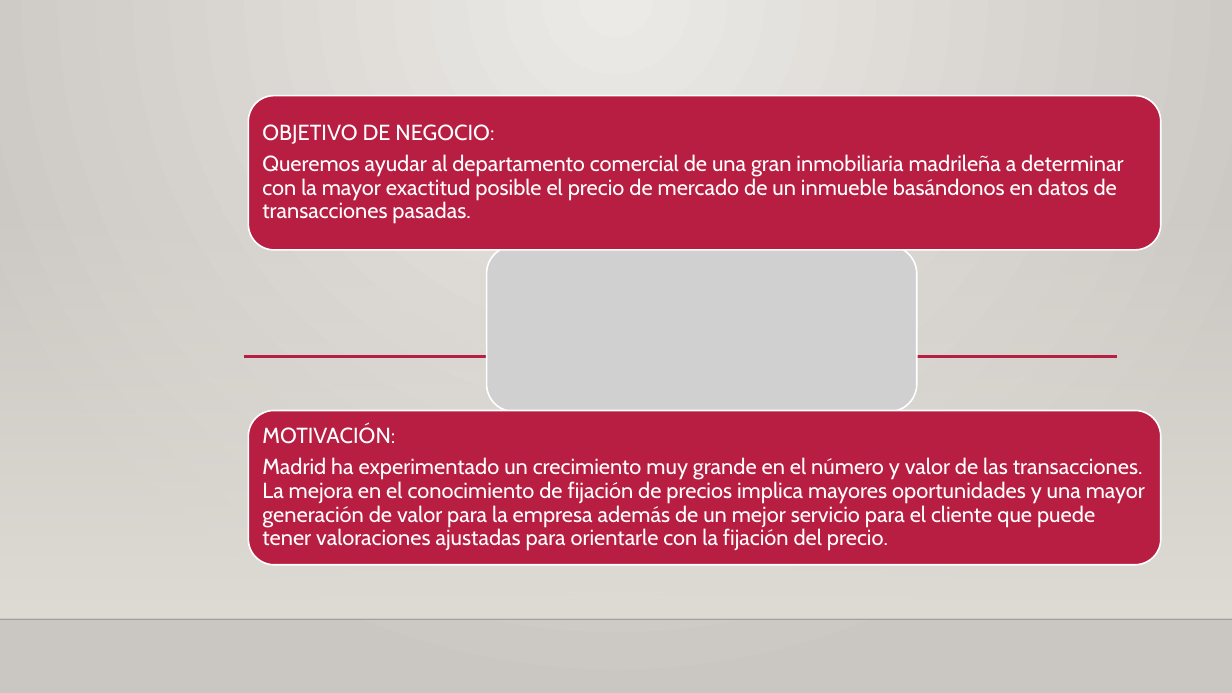
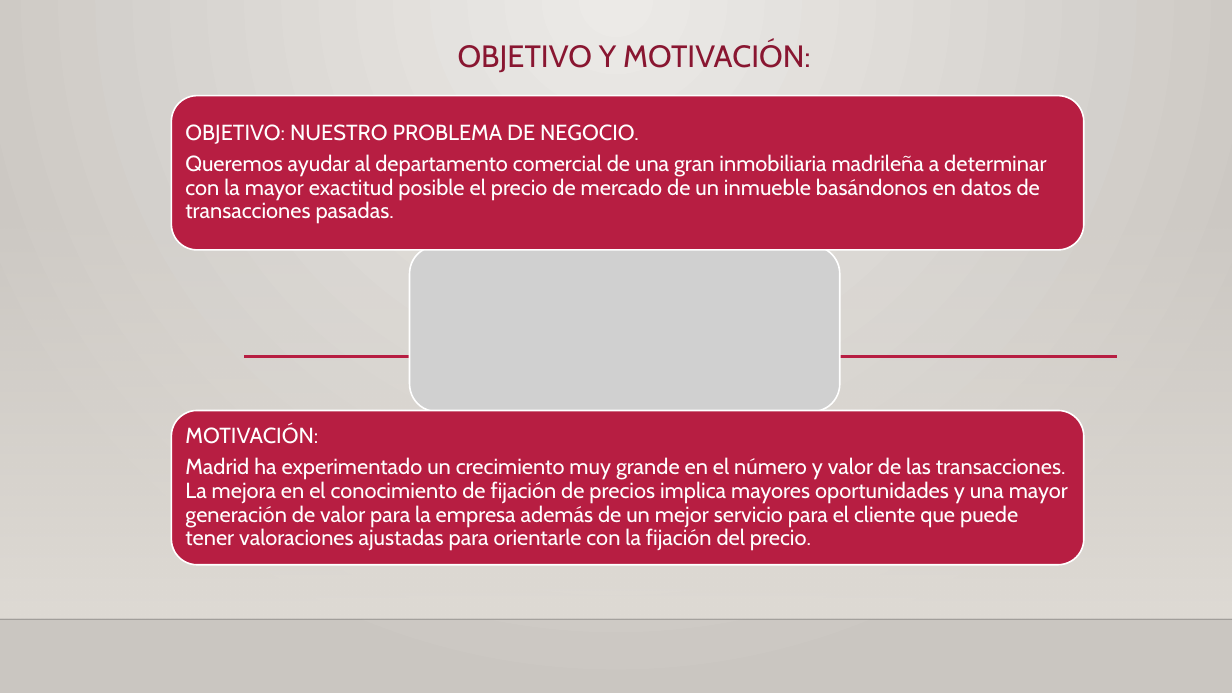
Before and after one commit to igcormar/Madrid_Pricing_ML, a slide deck: slide 2 of Madrid_House_Pricing_ML.pptx. Drawn at 1232x693 pixels with LibreOffice and Linux fonts; fonts in the diff are those of the drawing; grey boxes stand for pictures; background and template pictures are left out. Boxes give left, top, right and bottom in pixels: in the first picture for what was removed or moved away, otherwise in the second. Text is boxed around its words. In the diff, an @@ line names an element or a change of style, - is before the commit and + after.

```diff
--- a/Madrid_House_Pricing_ML.pptx
+++ b/Madrid_House_Pricing_ML.pptx
@@ text added at (458, 40, 811, 73), 24 pt, text #891731 @@
+OBJETIVO Y MOTIVACIÓN:
@@ text "OBJETIVO: NUESTRO PROBLEMA DE NEGOCIO.": place and size @@
-text "OBJETIVO: NUESTRO PROBLEMA DE NEGOCIO." at (262, 124, 1123, 224)
+text "OBJETIVO: NUESTRO PROBLEMA DE NEGOCIO." at (185, 124, 1046, 224)
@@ text at (185, 124, 639, 144): text changed @@
-OBJETIVO DE NEGOCIO:
+OBJETIVO: NUESTRO PROBLEMA DE NEGOCIO.
@@ 2 rounded rectangles, 1 picture: place and size @@
-2 rounded rectangles, 1 picture at (249, 96, 1162, 565)
+2 rounded rectangles, 1 picture at (171, 96, 1084, 565)
@@ text "MOTIVACIÓN:": place and size @@
-text "MOTIVACIÓN:" at (262, 427, 1145, 551)
+text "MOTIVACIÓN:" at (185, 425, 1068, 551)
```
Also in this commit, not shown: 3 other slides changed.
